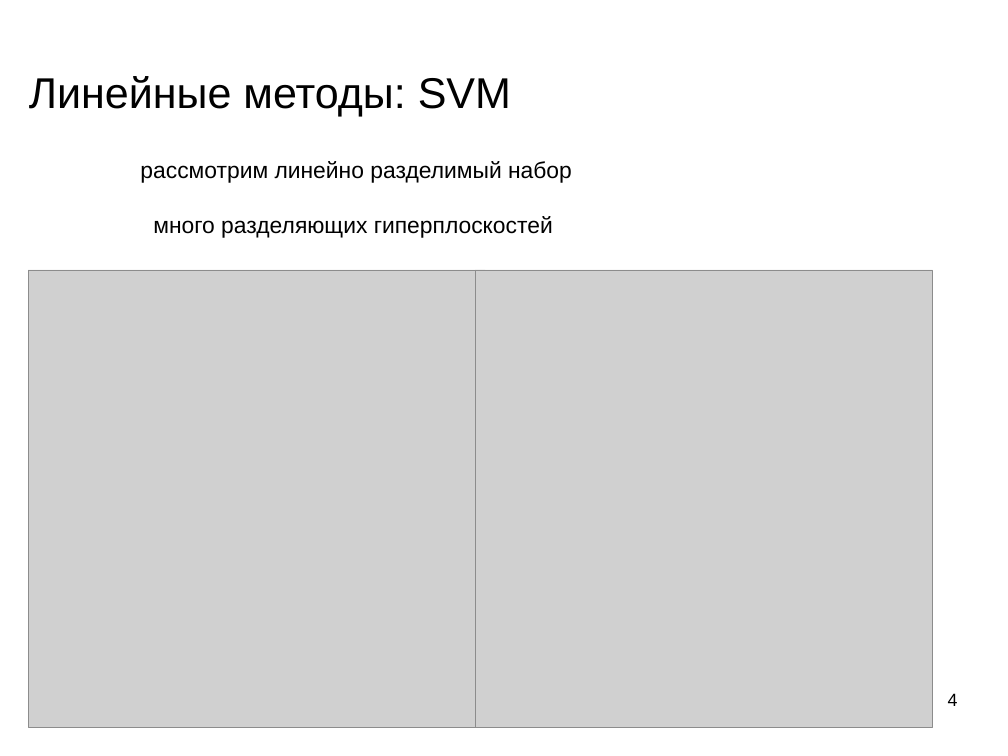
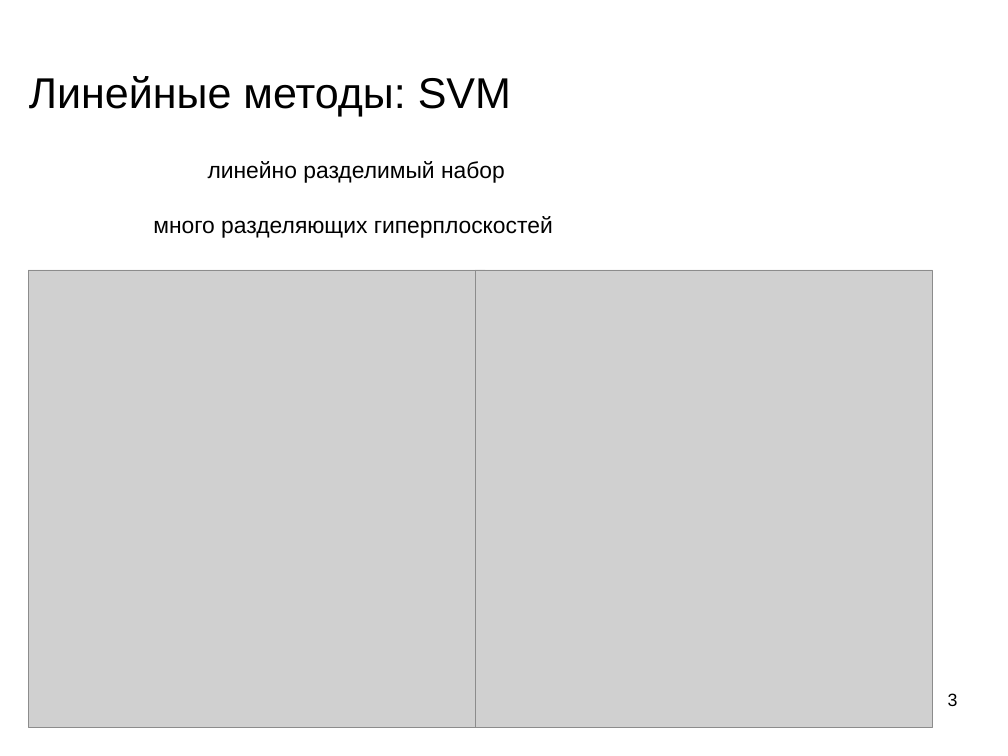
Before and after one commit to mechanoid5/ml_lectorium_legacy, a slide deck: slide 3 of 18-svm.odp (slide 4 before the commit). Drawn at 1008x756 pixels with LibreOffice and Linux fonts; fonts in the diff are those of the drawing; grey boxes stand for pictures; background and template pictures are left out. Boxes give left, top, right and bottom in pixels: in the first picture for what was removed or moved away, otherwise in the second. Text is boxed around its words. In the diff, an @@ line names an element or a change of style, - is before the commit and + after.

```diff
--- a/18-svm.odp
+++ b/18-svm.odp
@@ text at <box>208,161,505,183</box>: text changed @@
-рассмотрим линейно разделимый набор
+линейно разделимый набор
@@ page number at <box>948,693,958,706</box>: text changed @@
-4
+3
```
Also in this commit, not shown: 4 other slides changed, 4 slides added, 4 slides removed, 3 other files.
